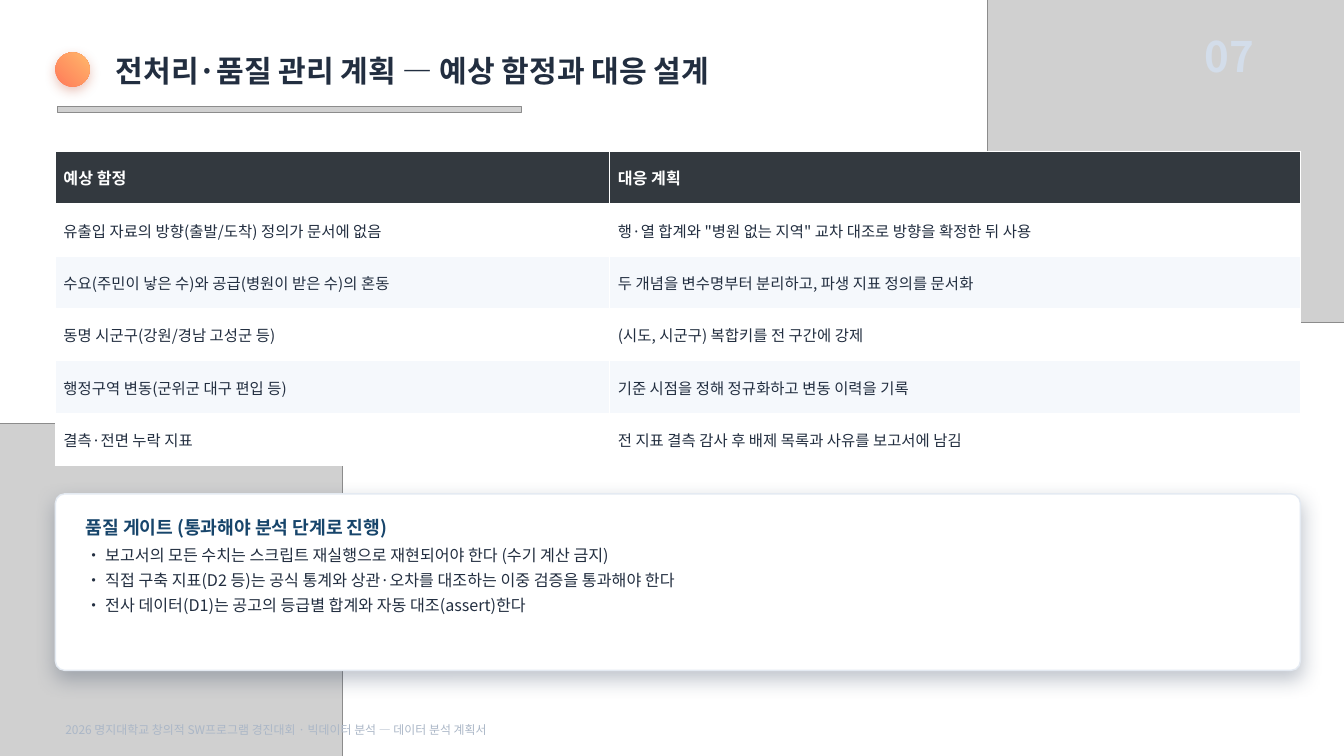
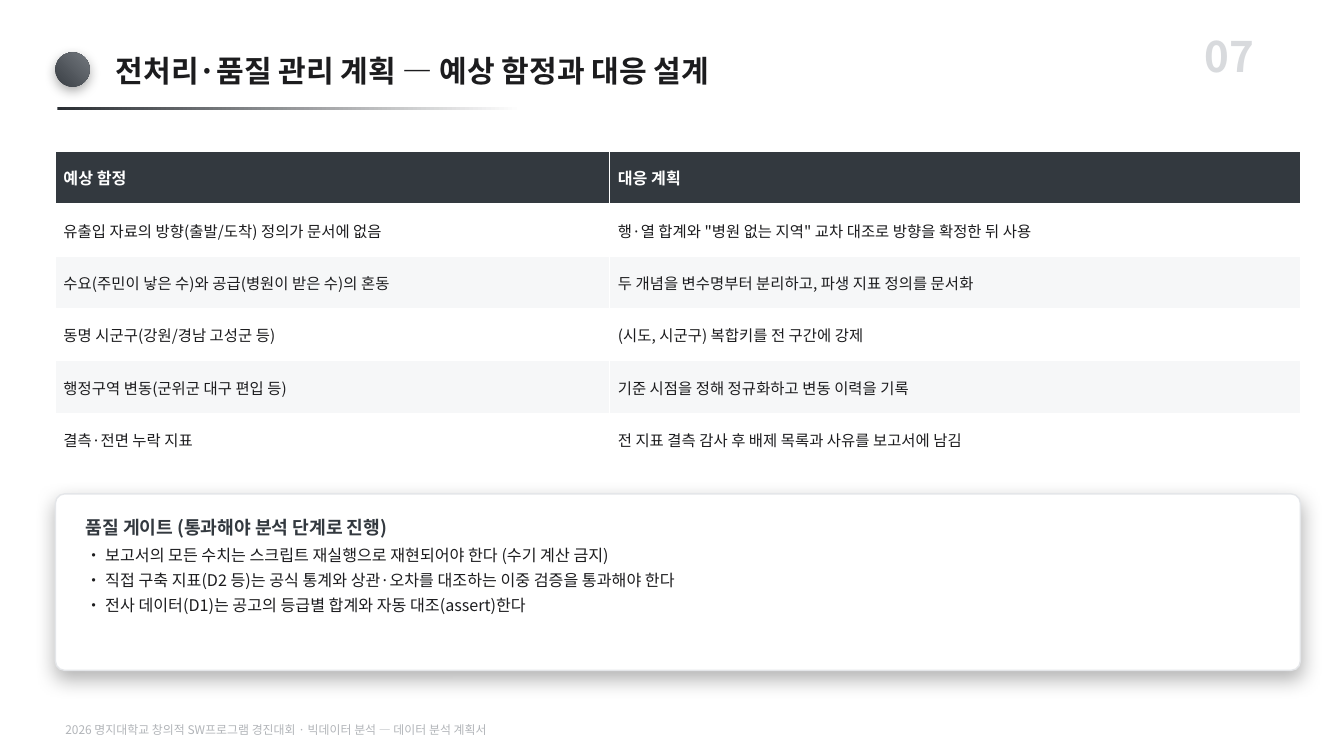
Before and after one commit to karvvan/maternity-care-policy-audit, a slide deck: slide 7 of 04_제출물/데이터분석_계획서.pptx. Drawn at 1344x756 pixels with LibreOffice and Linux fonts; fonts in the diff are those of the drawing; grey boxes stand for pictures. Boxes give left, top, right and bottom in pixels: in the first picture for what was removed or moved away, otherwise in the second. Text is boxed around its words. In the diff, an @@ line names an element or a change of style, - is before the commit and + after.

Commit message:
계획서 PPT 모노톤판으로 교체 (12장)

```diff
--- a/04_제출물/데이터분석_계획서.pptx
+++ b/04_제출물/데이터분석_계획서.pptx
@@ picture removed at (988, 0, 1344, 323) @@
@@ text added at (1204, 23, 1254, 84), 30 pt, text #D8DADD, bold @@
+07
@@ rounded rectangle at (55, 52, 90, 87): fill gradient #FF7A59 to #FFB86B to gradient #3A3F45 to #73787E; shadow changed @@
@@ text "전처리·품질 관리 계획 — 예상 ..." at (116, 56, 709, 85): text colour #222E40 to #1C1C1E @@
@@ picture removed at (57, 107, 521, 113) @@
@@ rectangle added at (57, 107, 521, 110), fill gradient #2A2E33 to #FFFFFF @@
@@ table at (55, 151, 1301, 466) @@
@@ fill #F5F8FC to #F6F7F8 in 4 cells @@
@@ text colour #222E40 to #1C1C1E @@
@@ picture removed at (0, 423, 343, 756) @@
@@ rounded rectangle at (55, 494, 1301, 670): outline #E4EAF2 1 pt to #E4E6E9 1 pt; shadow changed @@
@@ text "품질 게이트 (통과해야 분석 단계로 ..." at (86, 518, 675, 614): text colour #17456B to #33393F in "품질 게이트 (통과해야 분석 단계로 진행)"; text colour #222E40 to #1C1C1E in "• 보고서의 모든 수치는 스크립트 재실행으로 재현되어야 ...", "• 직접 구축 지표(D2 등)는 공식 통계와 ...", "• 전사 데이터(D1)는 공고의 등급별 합계와 자동 ..." @@
@@ text "2026 명지대학교 창의적 SW프로그램 경진대회 ..." at (65, 724, 487, 735): text colour #ABB7C7 to #B2B5B9 @@
```
Also in this commit, not shown: 11 other slides changed.
